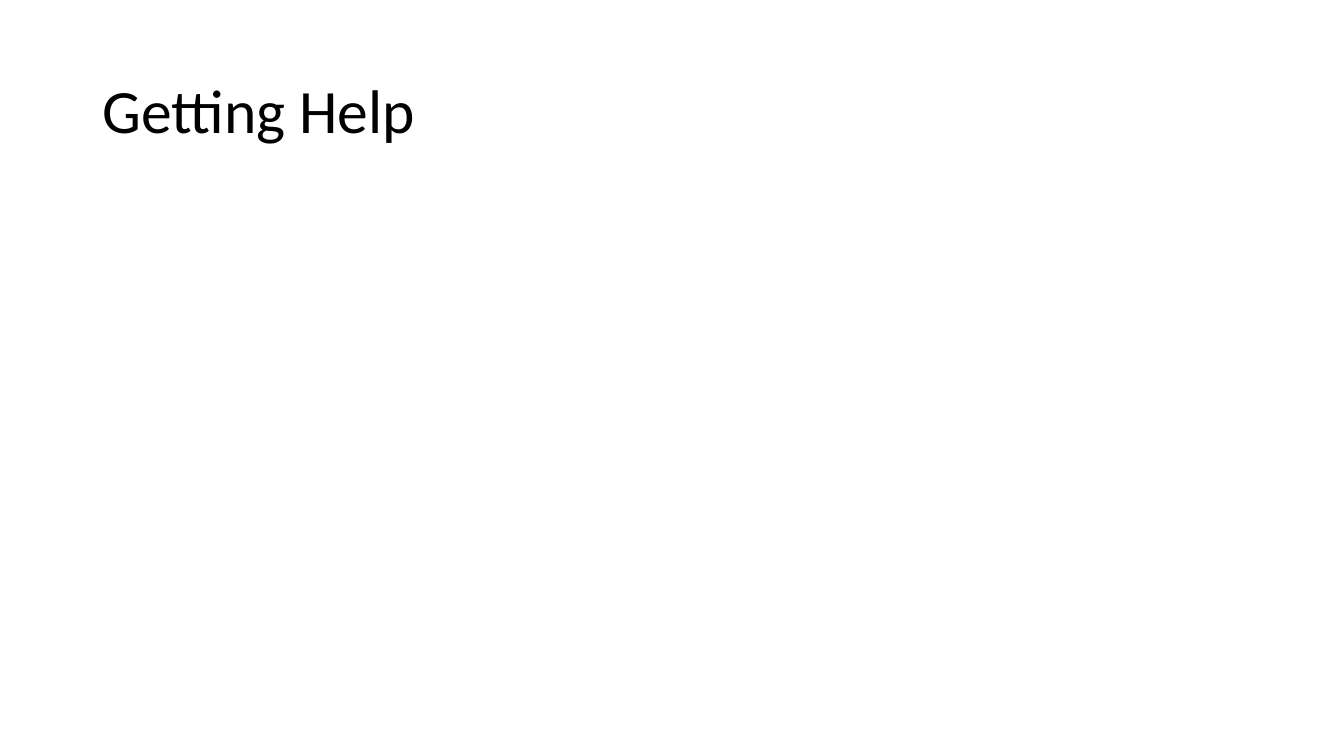
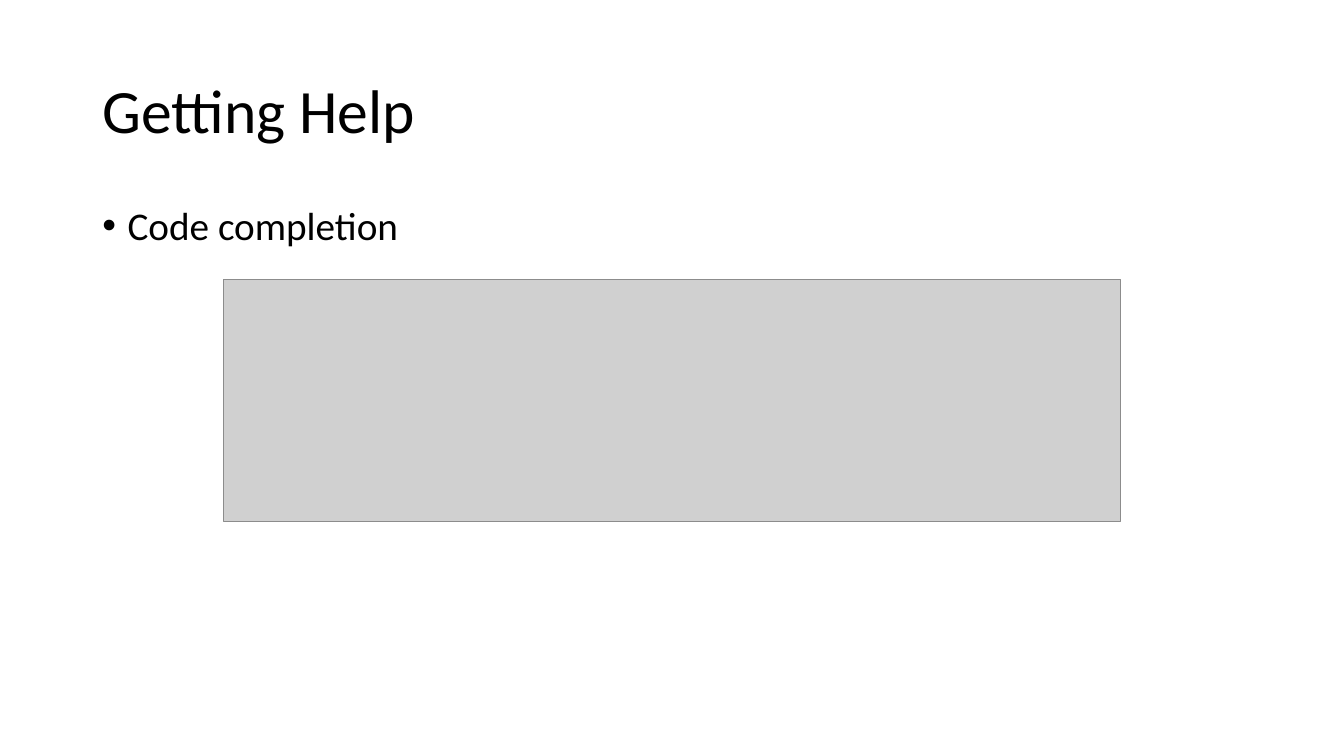
Before and after one commit to gbrunner/programming-for-gis-and-rs, a slide deck: slide 15 of Week_2/Lecture_1_Geoprocessing_and_Python_Window.pptx (slide 12 before the commit). Drawn at 1344x756 pixels with LibreOffice and Linux fonts; fonts in the diff are those of the drawing; grey boxes stand for pictures. Boxes give left, top, right and bottom in pixels: in the first picture for what was removed or moved away, otherwise in the second. Text is boxed around its words. In the diff, an @@ line names an element or a change of style, - is before the commit and + after.

```diff
--- a/Week_2/Lecture_1_Geoprocessing_and_Python_Window.pptx
+++ b/Week_2/Lecture_1_Geoprocessing_and_Python_Window.pptx
@@ text added at (128, 212, 398, 247), 28 pt, text #000000 @@
+• Code completion
@@ picture added at (223, 279, 1121, 521) @@
```
Also in this commit, not shown: 6 other slides changed, 10 slides added, 3 slides removed, 1 other file.
